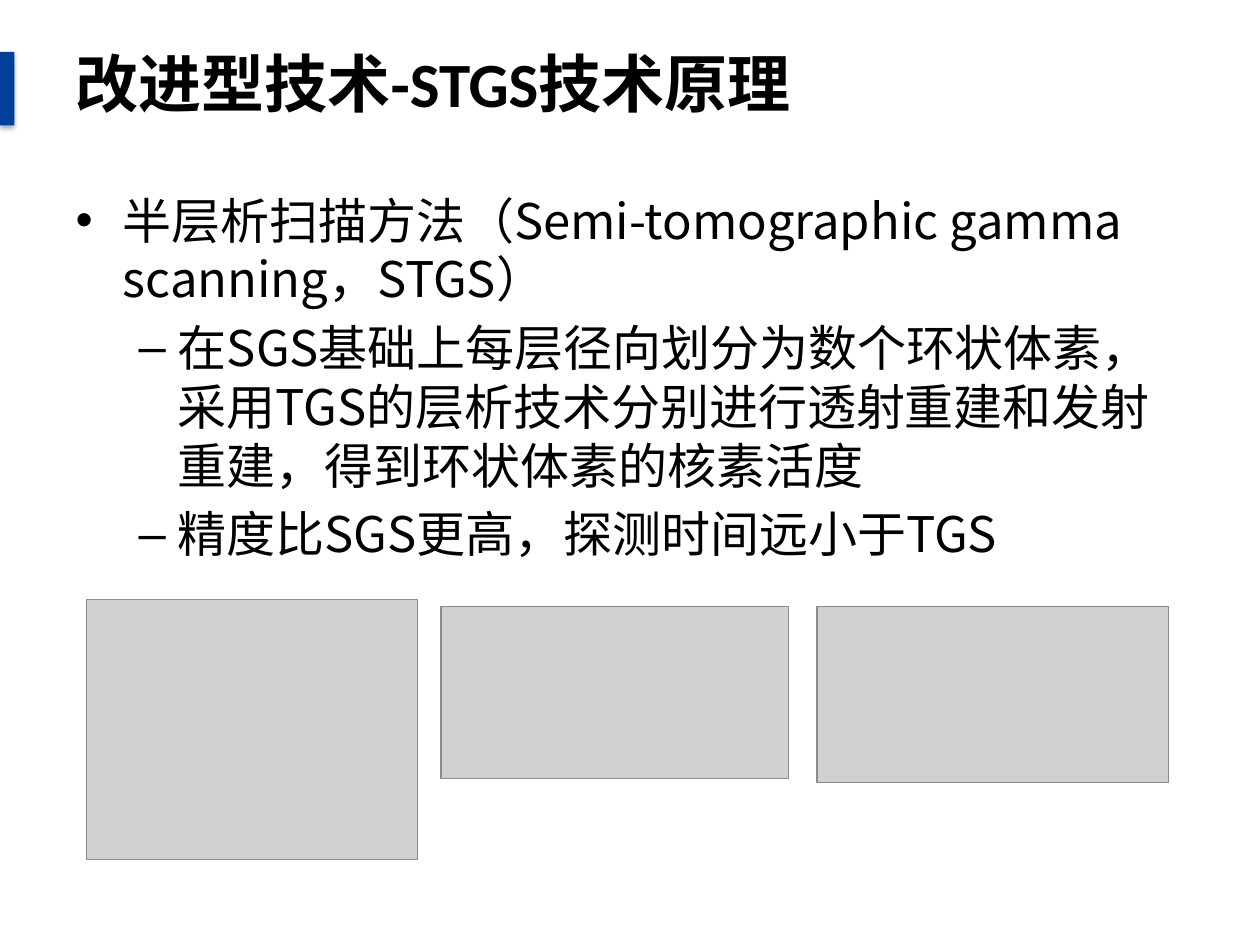
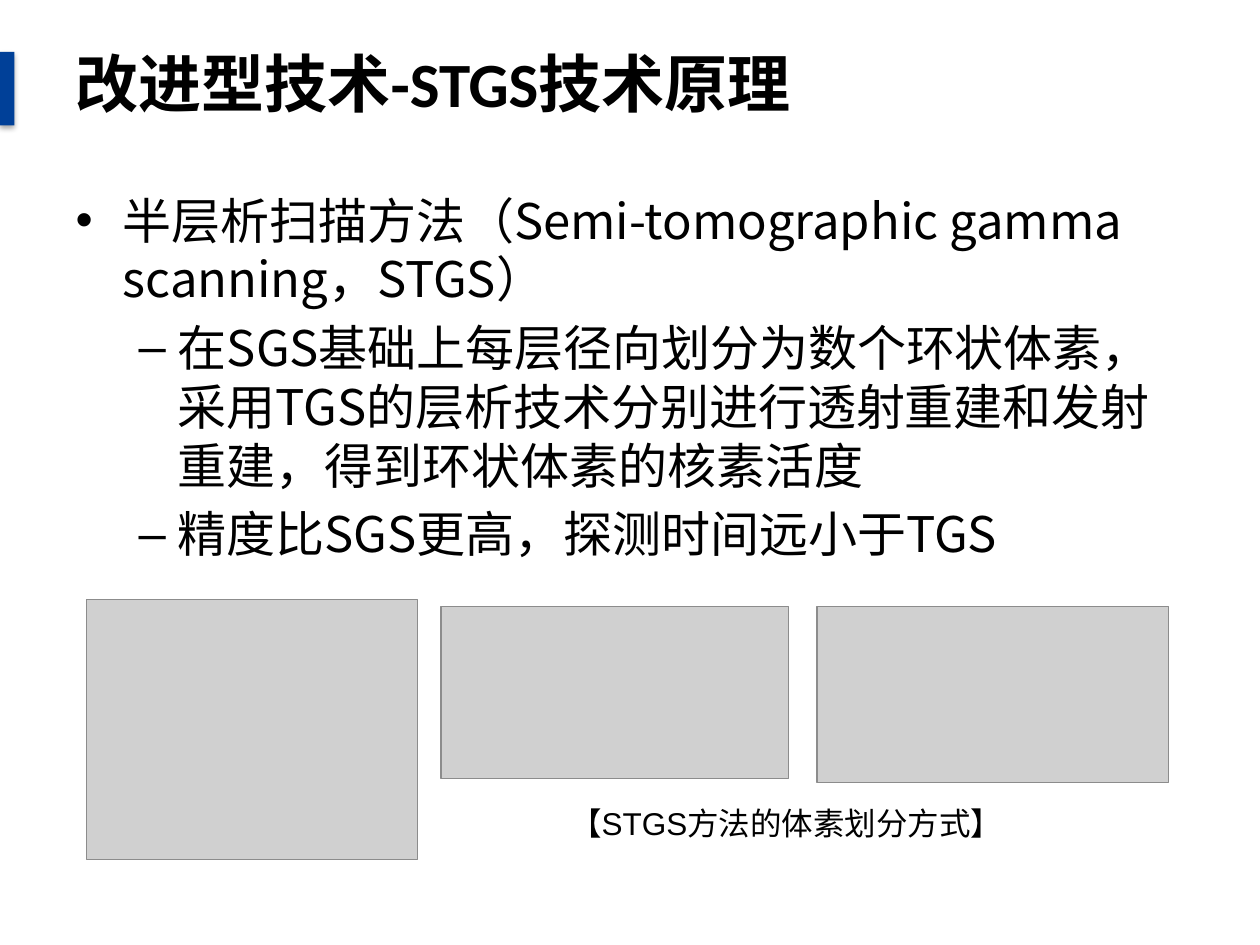
Before and after one commit to danxibao/NDAPapers, a slide deck: slide 17 of 毕业答辩报告.pptx. Drawn at 1260x945 pixels with LibreOffice and Linux fonts; fonts in the diff are those of the drawing; grey boxes stand for pictures; background and template pictures are left out. Boxes give left, top, right and bottom in pixels: in the first picture for what was removed or moved away, otherwise in the second. Text is boxed around its words. In the diff, an @@ line names an element or a change of style, - is before the commit and + after.

```diff
--- a/毕业答辩报告.pptx
+++ b/毕业答辩报告.pptx
@@ text added at (x1=570, y1=808, x2=1002, y2=838), 18 pt, text #000000 @@
+【STGS方法的体素划分方式】
```
Also in this commit, not shown: 12 other slides changed, 3 other files.
